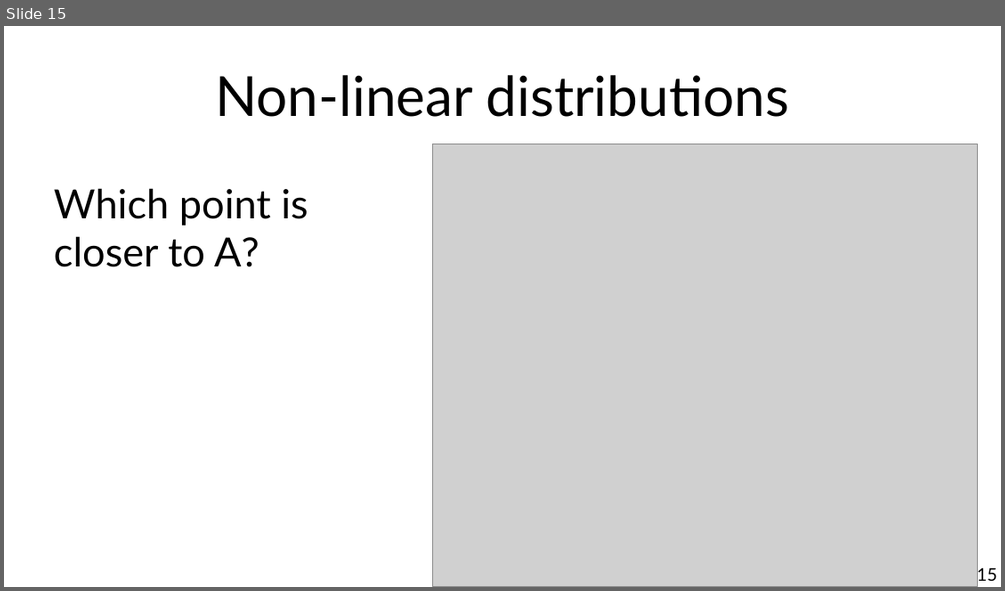
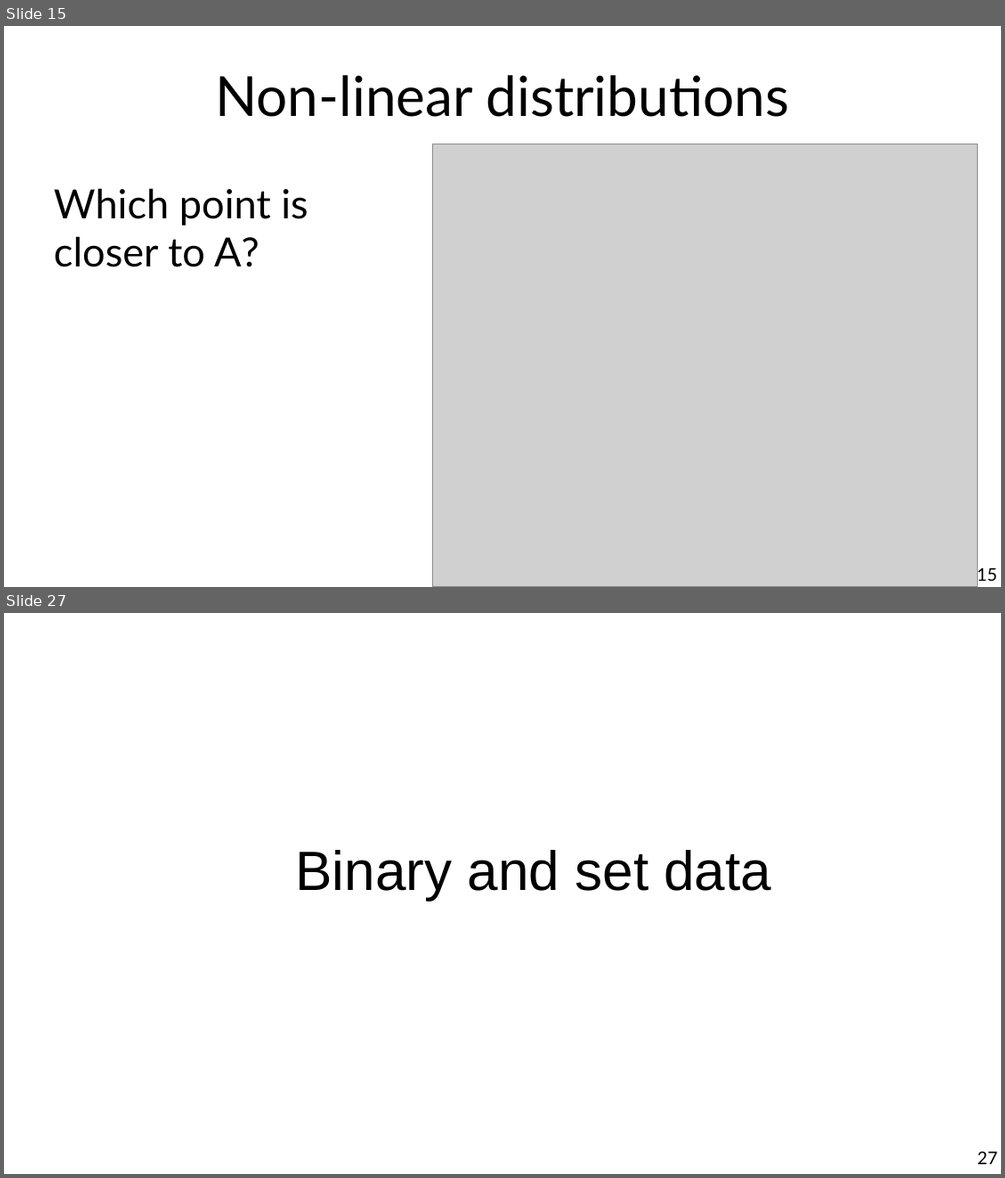
Before and after one commit to chatox/data-mining-course, a slide deck: theory/tt03_similarity.odp. Shown one above the other, each under a label of ours: slide 15 before the commit, slides 15 and 27 after it; the slides between them are not shown. The pictures are 1005x591 and 1005x1178 pixels, drawn with LibreOffice and Linux fonts; fonts in the diff are those of the drawing; grey boxes stand for pictures. Boxes give left, top, right and bottom in pixels: in the first picture for what was removed or moved away, otherwise in the second. Text is boxed around its words. In the diff, an @@ line names an element or a change of style, - is before the commit and + after.

```diff
--- a/theory/tt03_similarity.odp
+++ b/theory/tt03_similarity.odp
@@ slide 27 added at bbox=[4, 613, 1001, 1174], background #FFFFFF @@
@@ title added at bbox=[296, 850, 771, 900], 44 pt, text #000000 @@
+Binary and set data
@@ page number added at bbox=[977, 1151, 997, 1164], 14 pt, text #000000 @@
+27
```
Also in this commit, not shown: 1 slide changed, 15 other slides added, 1 slide removed.
